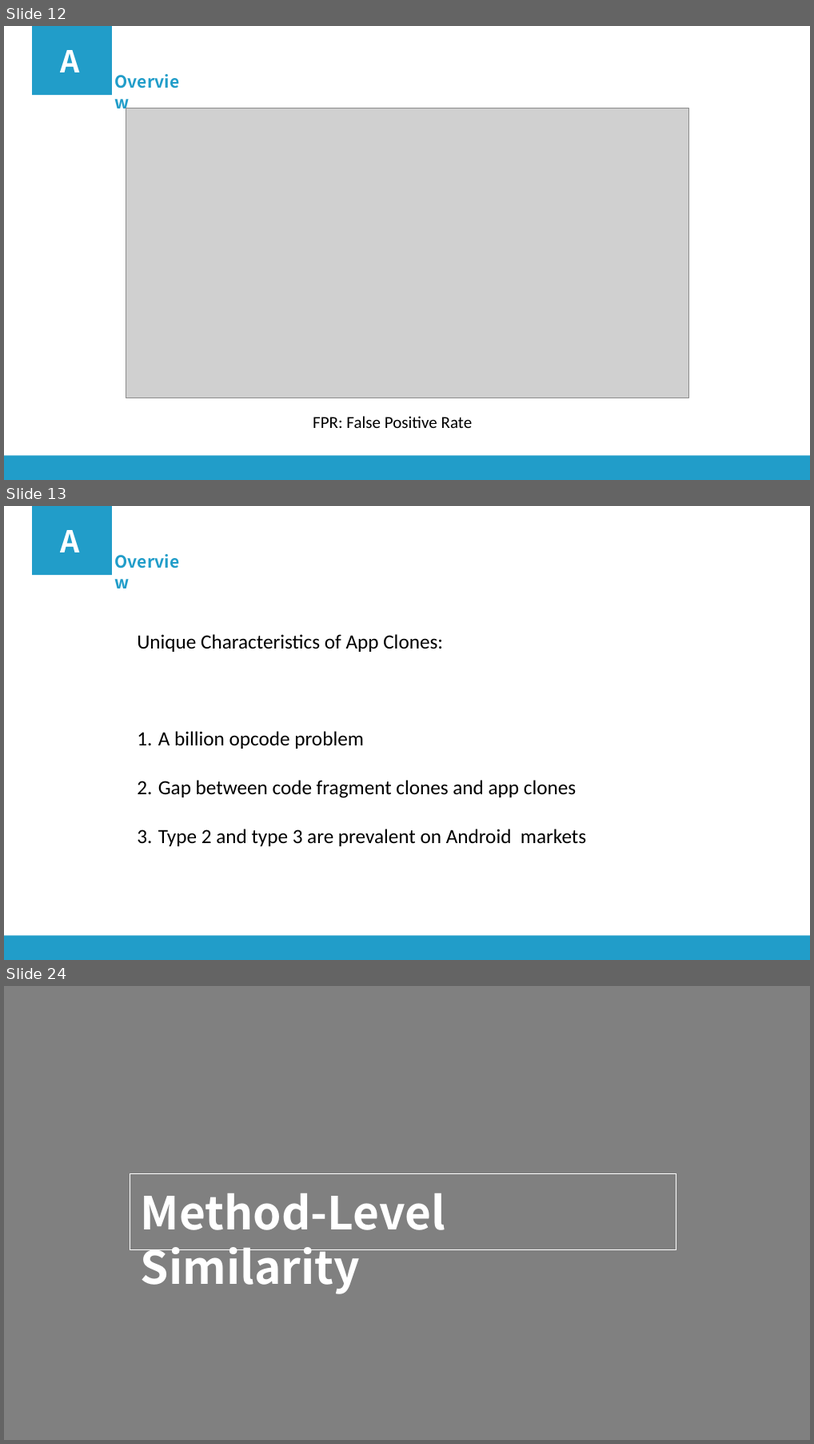
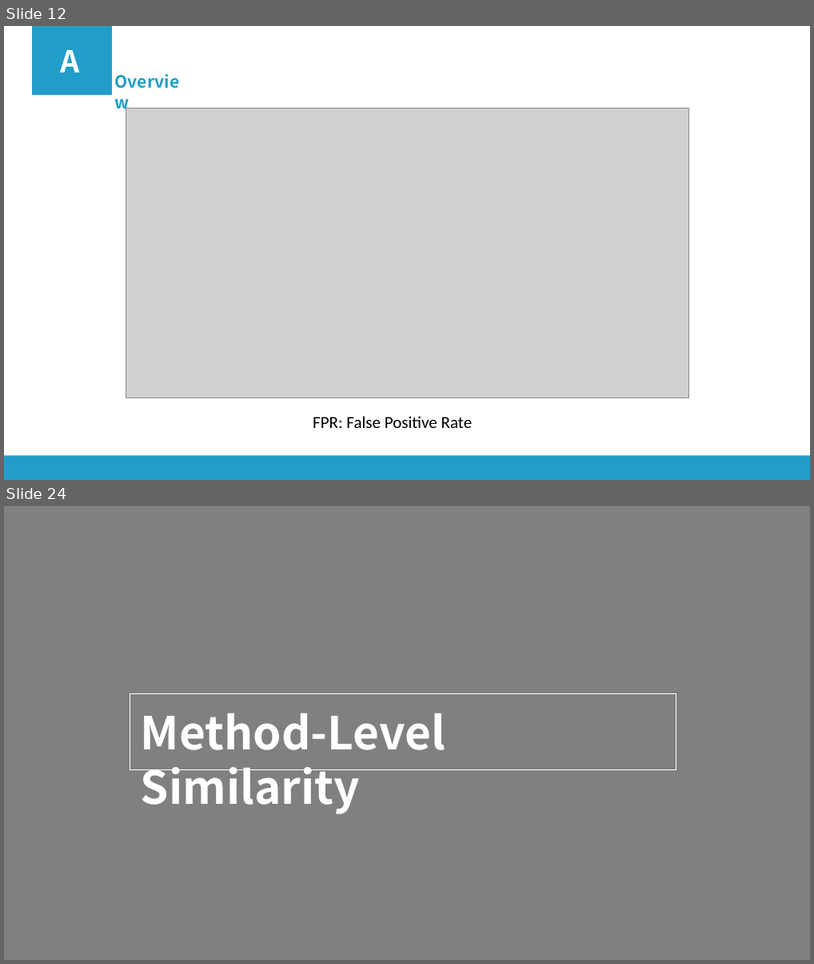
Before and after one commit to qiuliwang/cabinet, a slide deck: papers/AASSppt/AASS.pptx. Shown one above the other, each under a label of ours: slides 12, 13 and 24 before the commit, slides 12 and 24 after it; the slides between them are not shown. The pictures are 814x1444 and 814x964 pixels, drawn with LibreOffice and Linux fonts; fonts in the diff are those of the drawing; grey boxes stand for pictures. Boxes give left, top, right and bottom in pixels: in the first picture for what was removed or moved away, otherwise in the second. Text is boxed around its words. In the diff, an @@ line names an element or a change of style, - is before the commit and + after.

```diff
--- a/papers/AASSppt/AASS.pptx
+++ b/papers/AASSppt/AASS.pptx
@@ slide 13 removed at (4,506,810,960), background #FFFFFF; not listed: 1 template element that a slide beside it also shows @@
@@ rectangle removed at (32,506,112,575) @@
@@ text removed at (61,530,80,552) @@
-A
@@ text removed at (112,548,194,574) @@
-Overview
@@ text removed at (137,634,586,846) @@
-Unique Characteristics of App Clones:
-1. A billion opcode problem
-2. Gap between code fragment clones and app clones
-3. Type 2 and type 3 are prevalent on Android markets
```
Also in this commit, not shown: 10 slides changed, 2 slides added, 1 other slide removed.
